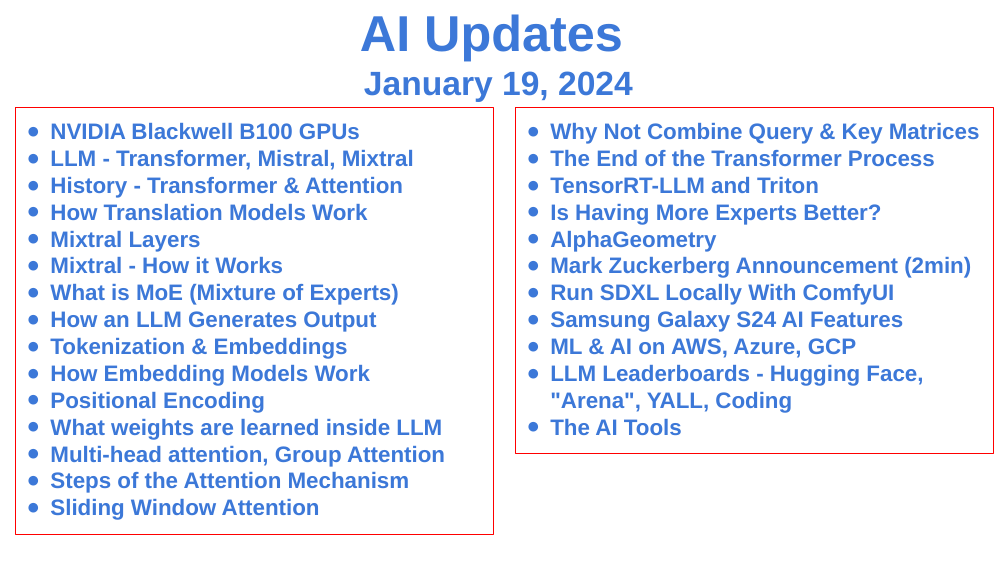
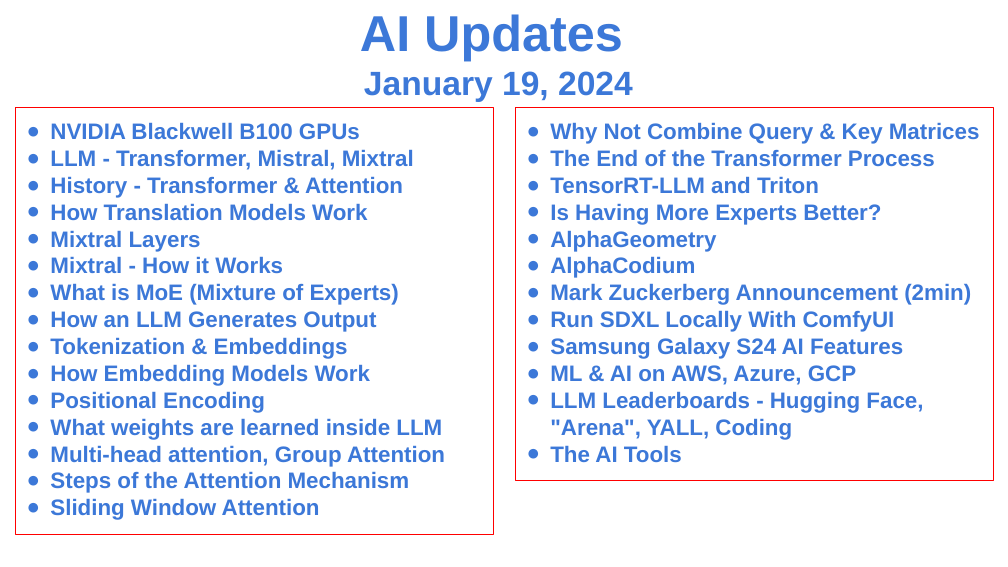
Before and after one commit to lselector/seminar, a slide deck: slide 1 of 2024/2024-01-19-AI-Updates.pptx. Drawn at 1008x567 pixels with LibreOffice and Linux fonts; fonts in the diff are those of the drawing. Boxes give left, top, right and bottom in pixels: in the first picture for what was removed or moved away, otherwise in the second. Text is boxed around its words. In the diff, an @@ line names an element or a change of style, - is before the commit and + after.

```diff
--- a/2024/2024-01-19-AI-Updates.pptx
+++ b/2024/2024-01-19-AI-Updates.pptx
@@ rectangle "Why Not Combine Query & ...": place and size @@
-rectangle "Why Not Combine Query & ..." at box(515, 107, 994, 453)
+rectangle "Why Not Combine Query & ..." at box(515, 107, 994, 480)
@@ text in rectangle at box(550, 256, 695, 278): paragraph added @@
+● AlphaCodium
```
Also in this commit, not shown: 11 other slides changed, 2 slides added, 5 slides removed.
